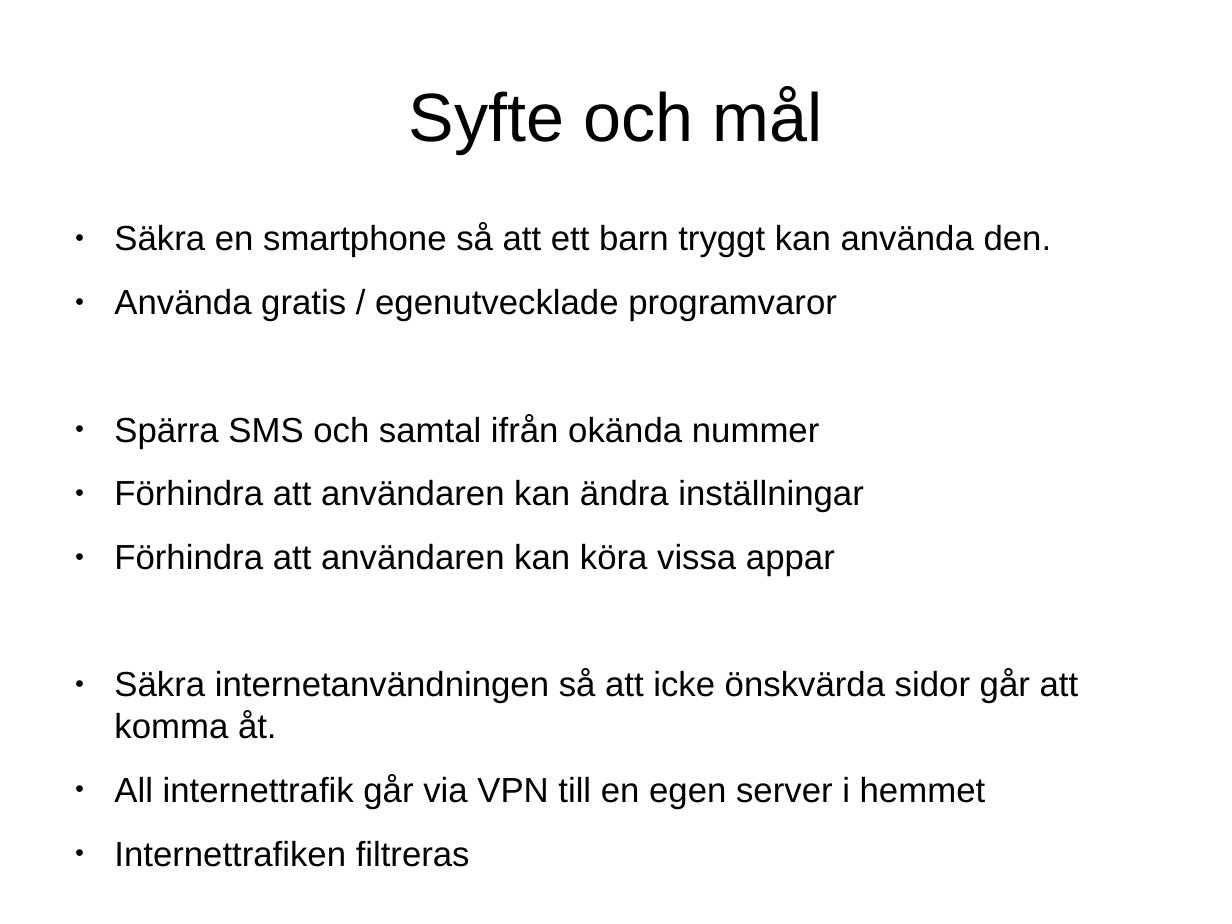
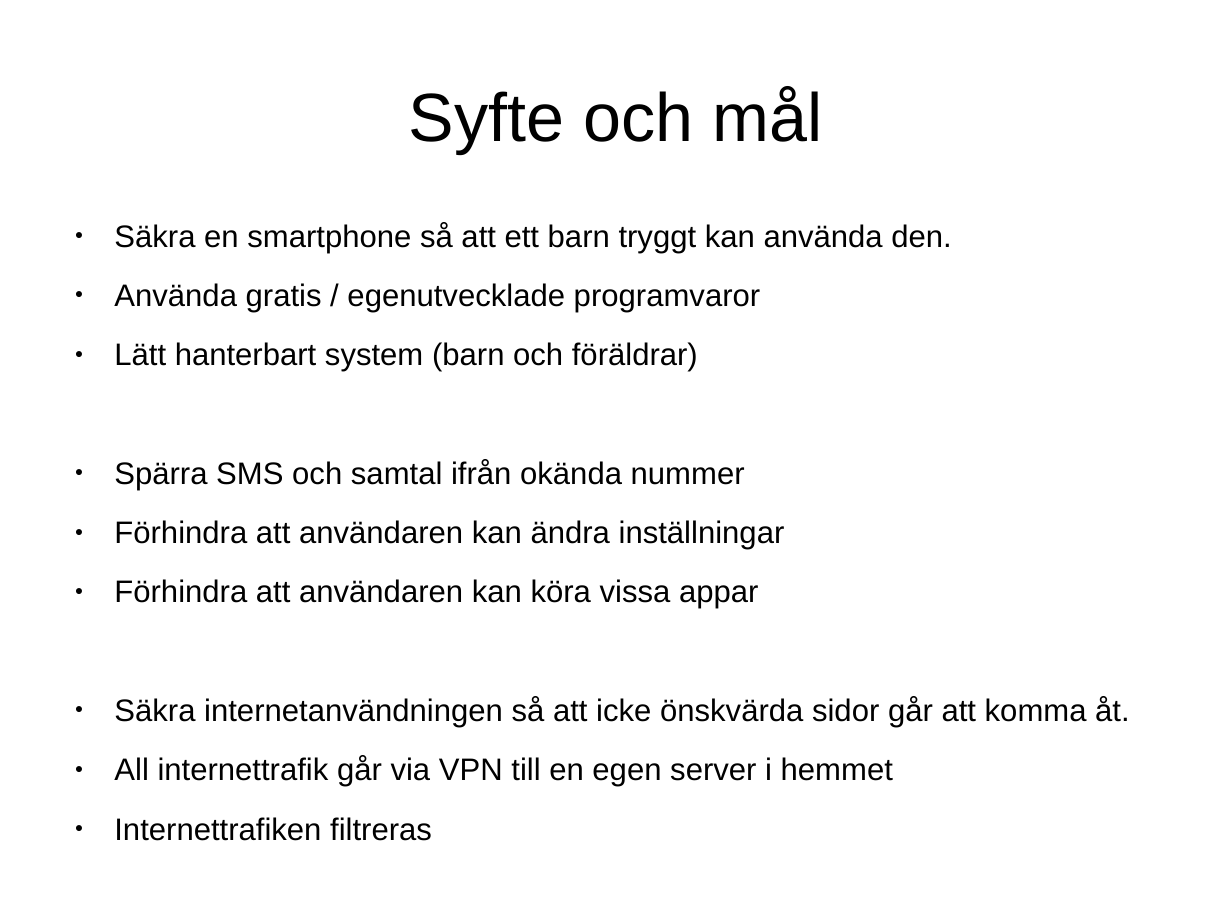
Before and after one commit to obidobanobi/documents, a slide deck: slide 3 of ParanoidPresentation.odp. Drawn at 1232x924 pixels with LibreOffice and Linux fonts; fonts in the diff are those of the drawing. Boxes give left, top, right and bottom in pixels: in the first picture for what was removed or moved away, otherwise in the second. Text is boxed around its words. In the diff, an @@ line names an element or a change of style, - is before the commit and + after.

```diff
--- a/ParanoidPresentation.odp
+++ b/ParanoidPresentation.odp
@@ text at bbox=[114, 222, 1130, 841]: size 22.4 to 20 pt @@
@@ text at bbox=[114, 342, 698, 372]: paragraph added @@
+● Lätt hanterbart system (barn och föräldrar)
```
Also in this commit, not shown: 2 other slides changed.
